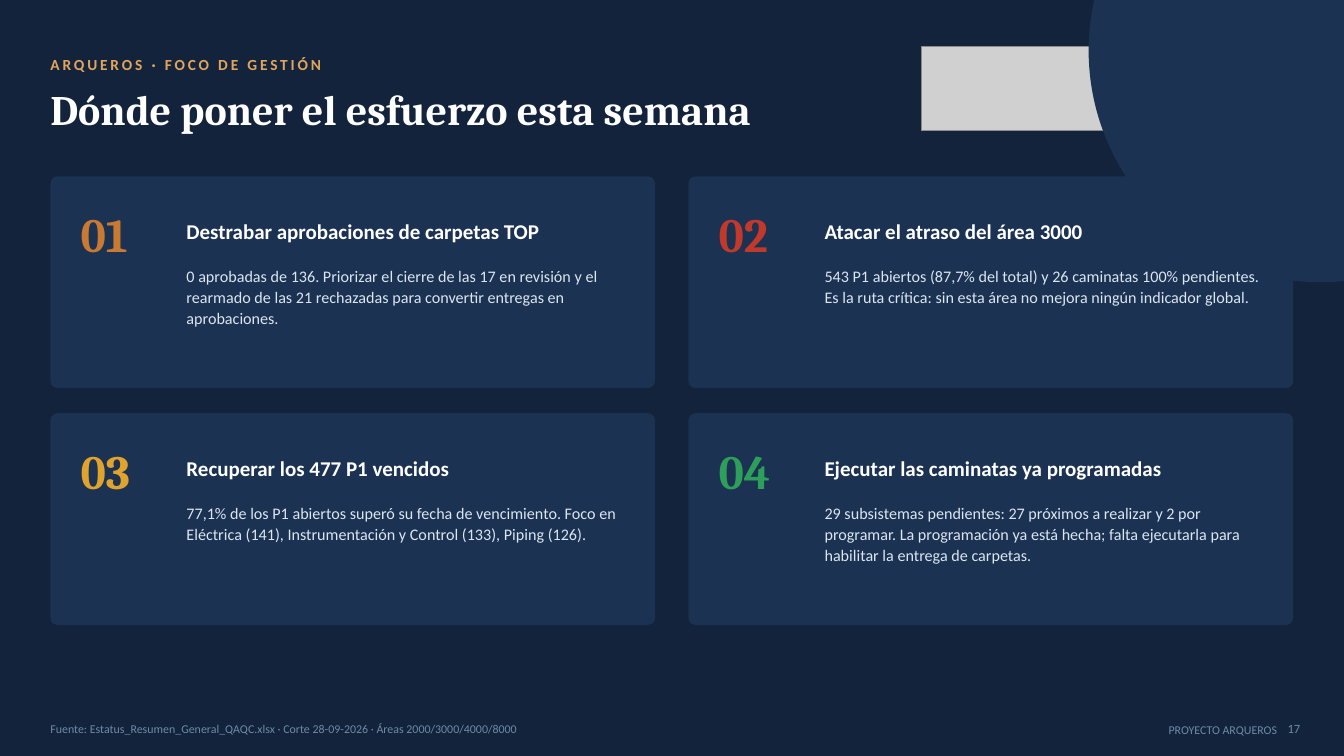
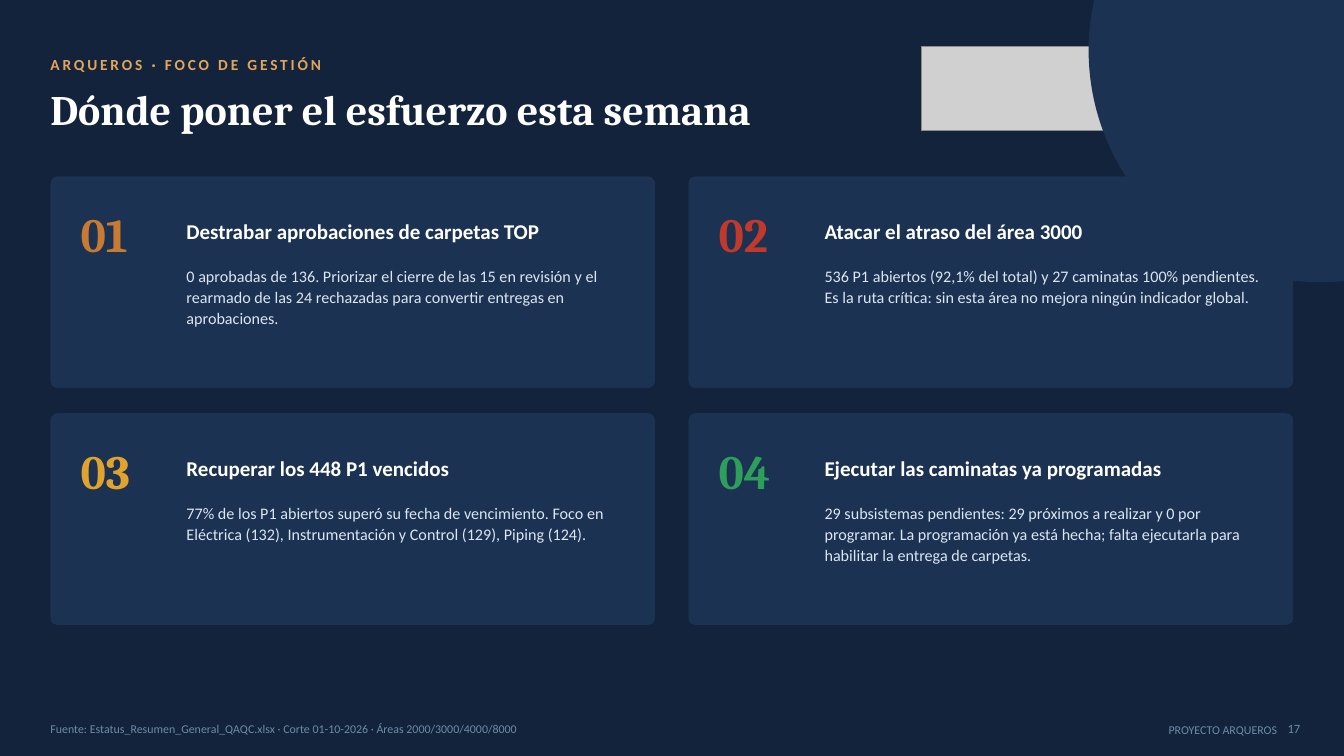
Before and after one commit to tdkvalex/Dashboard-HSEQ, a slide deck: slide 17 of panel_control_TOP_P1/Panel_Control_TOP_P1.pptx. Drawn at 1344x756 pixels with LibreOffice and Linux fonts; fonts in the diff are those of the drawing; grey boxes stand for pictures. Boxes give left, top, right and bottom in pixels: in the first picture for what was removed or moved away, otherwise in the second. Text is boxed around its words. In the diff, an @@ line names an element or a change of style, - is before the commit and + after.

```diff
--- a/panel_control_TOP_P1/Panel_Control_TOP_P1.pptx
+++ b/panel_control_TOP_P1/Panel_Control_TOP_P1.pptx
@@ text at (x1=186, y1=271, x2=598, y2=327): text changed @@
-0 aprobadas de 136. Priorizar el cierre de las 17 en revisión y el rearmado de las 21 rechazadas para convertir entregas en aprobaciones.
+0 aprobadas de 136. Priorizar el cierre de las 15 en revisión y el rearmado de las 24 rechazadas para convertir entregas en aprobaciones.
@@ text at (x1=825, y1=270, x2=1259, y2=306): text changed @@
-543 P1 abiertos (87,7% del total) y 26 caminatas 100% pendientes. Es la ruta crítica: sin esta área no mejora ningún indicador global.
+536 P1 abiertos (92,1% del total) y 27 caminatas 100% pendientes. Es la ruta crítica: sin esta área no mejora ningún indicador global.
@@ text at (x1=186, y1=461, x2=449, y2=480): text changed @@
-Recuperar los 477 P1 vencidos
+Recuperar los 448 P1 vencidos
@@ text at (x1=186, y1=508, x2=603, y2=543): text changed @@
-77,1% de los P1 abiertos superó su fecha de vencimiento. Foco en Eléctrica (141), Instrumentación y Control (133), Piping (126).
+77% de los P1 abiertos superó su fecha de vencimiento. Foco en Eléctrica (132), Instrumentación y Control (129), Piping (124).
@@ text at (x1=825, y1=508, x2=1240, y2=564): text changed @@
-29 subsistemas pendientes: 27 próximos a realizar y 2 por programar. La programación ya está hecha; falta ejecutarla para habilitar la entrega de carpetas.
+29 subsistemas pendientes: 29 próximos a realizar y 0 por programar. La programación ya está hecha; falta ejecutarla para habilitar la entrega de carpetas.
@@ text at (x1=50, y1=723, x2=516, y2=735): text changed @@
-Fuente: Estatus_Resumen_General_QAQC.xlsx · Corte 28-09-2026 · Áreas 2000/3000/4000/8000
+Fuente: Estatus_Resumen_General_QAQC.xlsx · Corte 01-10-2026 · Áreas 2000/3000/4000/8000
```
Also in this commit, not shown: 6 other slides changed, 4 other files.
